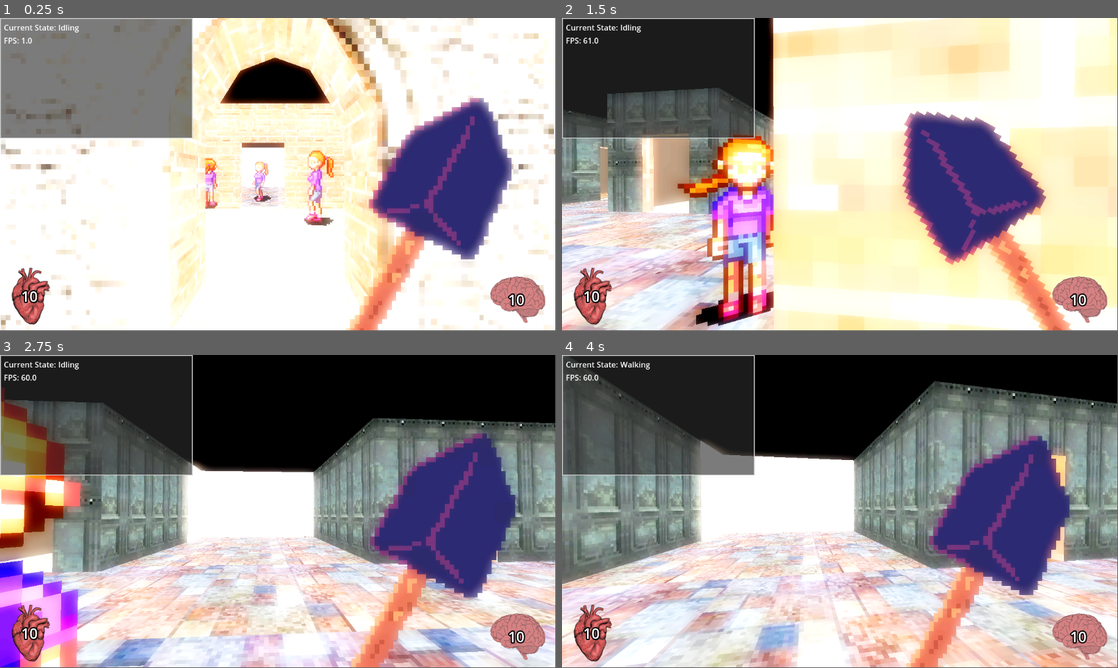
Above: before the commit, frames 1-4 (two rows, left to right).
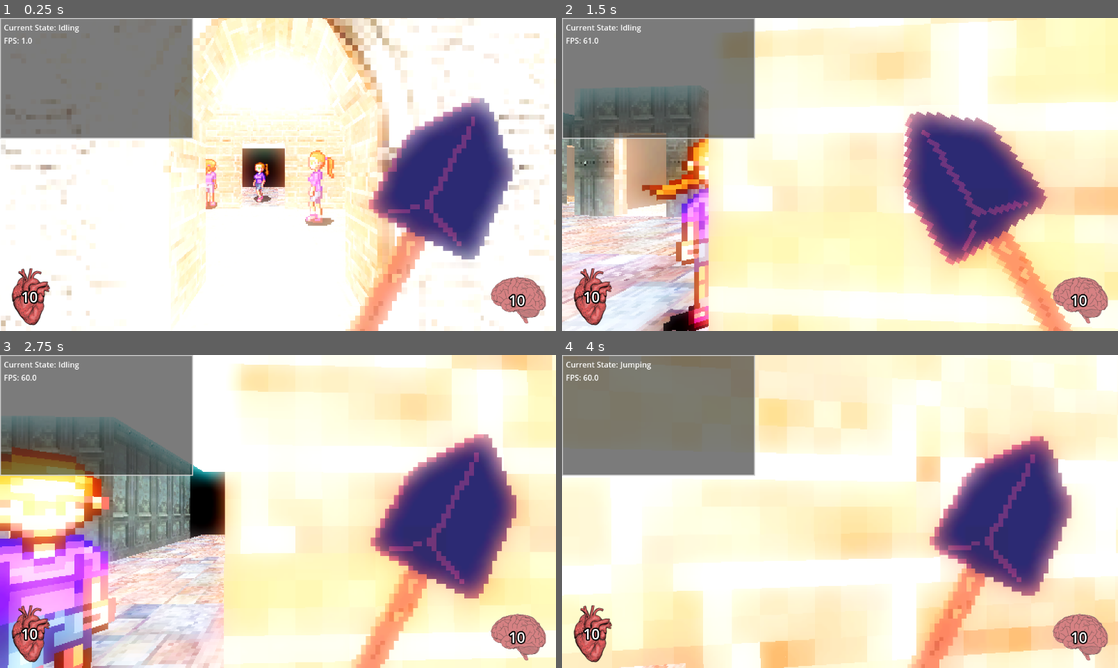
Above: after the commit, the same moments.

Repository: Jaret-McManus/BoomerShooter
Game: Godot game, scene res://scenes/main.tscn
Same seed, same stepped clock (60 frames per second), same inputs: the game is played once before the commit and once after it.
Inputs (mouse positions are in pixels of both pictures, inside the frame that each line leads up to):
- Up to frame 1 (0.25 s): no input
- Up to frame 2 (1.5 s): move the mouse to (867, 171) at 0.52 s; press the mouse at (867, 171) at 0.53 s; hold W (forward) from 0.53 s (still down); tap Space (jump) at 0.77 s; move the mouse to (812, 174) at 1.27 s; release the mouse at (812, 174) at 1.28 s; click (812, 174) at 1.35 s
- Up to frame 3 (2.75 s): keep holding W (forward); tap Space (jump) at 1.52 s; move the mouse to (289, 505) at 2.02 s; press the mouse at (289, 505) at 2.03 s
- Up to frame 4 (4 s): keep holding W (forward); move the mouse to (834, 514) at 2.77 s; release the mouse at (834, 514) at 2.78 s; click (834, 514) at 2.85 s; tap Space (jump) at 3.02, 3.77 s; move the mouse to (878, 514) at 3.52 s; press the mouse at (878, 514) at 3.53 s
In our replay, the window is 799x449 before the commit and 800x450 after it. These sizes can differ from the game's own. Grey fills any space a smaller window leaves; there, only what the larger window draws over its background counts as a difference.

The runs differ from the first frame. In frame 1, 12% of the frame differs, in the area x 0-100%, y 0-100%; in frame 2, 50%; in frame 3, 81%; in frame 4, 85%.

Commit message:
Changed the viewport size in main scene
- Divided the subviewport size in half then scaled up the subviewportcontainer size by 2

Diff:
--- a/project.godot
+++ b/project.godot
@@ -23,6 +23,10 @@
 [debug]
 
 gdscript/warnings/untyped_declaration=1
+
+[display]
+
+window/stretch/mode="viewport"
 
 [input]
 
--- a/scenes/main.tscn
+++ b/scenes/main.tscn
@@ -24,14 +24,16 @@
 anchors_preset = 15
 anchor_right = 1.0
 anchor_bottom = 1.0
+offset_right = -576.0
+offset_bottom = -324.0
 grow_horizontal = 2
 grow_vertical = 2
-stretch = true
+scale = Vector2(2, 2)
 
 [node name="SubViewport" type="SubViewport" parent="SubViewportContainer"]
 handle_input_locally = false
 audio_listener_enable_3d = true
-size = Vector2i(1152, 648)
+size = Vector2i(576, 324)
 render_target_update_mode = 4
 
 [node name="TestLevel" parent="SubViewportContainer/SubViewport" instance=ExtResource("1_0wfyh")]
--- a/scenes/test_level.tscn
+++ b/scenes/test_level.tscn
@@ -10,8 +10,10 @@
 [ext_resource type="PackedScene" uid="uid://b8teb11nk1beh" path="res://models/test_layout.glb" id="7_ahbqi"]
 
 [sub_resource type="Environment" id="Environment_sugp2"]
-background_energy_multiplier = 0.0
-ambient_light_source = 2
+background_mode = 1
+background_color = Color(0.259948, 0.563281, 0.587902, 1)
+background_energy_multiplier = 0.55
+ambient_light_source = 1
 ambient_light_color = Color(0.5713, 0.531485, 0.520742, 1)
 ambient_light_energy = 1.63
 reflected_light_source = 1
@@ -37,15 +39,6 @@
 
 [node name="Player" parent="." instance=ExtResource("1_paw1w")]
 transform = Transform3D(1, 0, 0, 0, 1, 0, 0, 0, 1, -4.31, 2.03085, 10.4382)
-
-[node name="DirectionalLight3D" type="DirectionalLight3D" parent="."]
-transform = Transform3D(-0.866025, -0.433013, 0.25, 0, 0.5, 0.866025, -0.5, 0.75, -0.433013, 0, 0, 0)
-light_color = Color(0.966306, 0.866762, 0.662027, 1)
-light_specular = 0.0
-shadow_enabled = true
-directional_shadow_mode = 0
-directional_shadow_split_1 = 0.133
-directional_shadow_blend_splits = true
 
 [node name="WorldEnvironment" type="WorldEnvironment" parent="."]
 environment = SubResource("Environment_sugp2")
